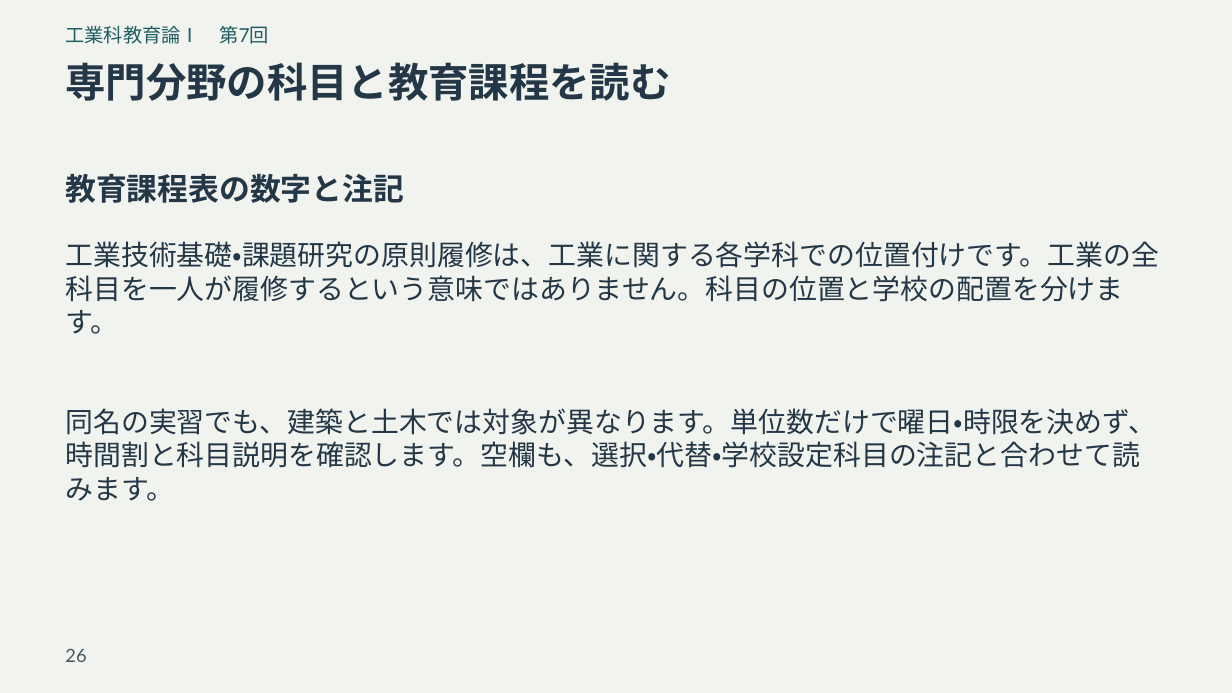
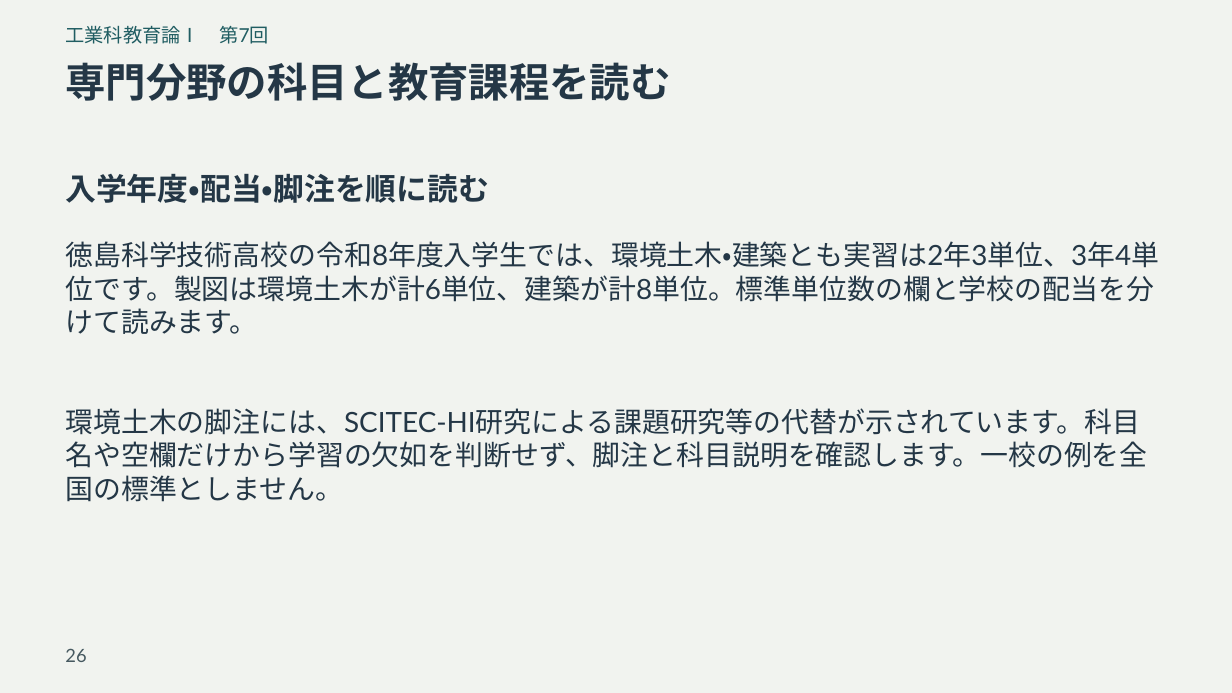
Before and after one commit to zooc-14calbp/industrial-education-i, a slide deck: slide 26 of reorganized/20261105/expanded/slides.pptx. Drawn at 1232x693 pixels with LibreOffice and Linux fonts; fonts in the diff are those of the drawing. Boxes give left, top, right and bottom in pixels: in the first picture for what was removed or moved away, otherwise in the second. Text is boxed around its words. In the diff, an @@ line names an element or a change of style, - is before the commit and + after.

```diff
--- a/reorganized/20261105/expanded/slides.pptx
+++ b/reorganized/20261105/expanded/slides.pptx
@@ text at <box>65,174,489,203</box>: text changed @@
-教育課程表の数字と注記
+入学年度・配当・脚注を順に読む
@@ text at <box>65,241,1159,334</box>: text changed @@
-工業技術基礎・課題研究の原則履修は、工業に関する各学科での位置付けです。工業の全科目を一人が履修するという意味ではありません。科目の位置と学校の配置を分けます。
+徳島科学技術高校の令和8年度入学生では、環境土木・建築とも実習は2年3単位、3年4単位です。製図は環境土木が計6単位、建築が計8単位。標準単位数の欄と学校の配当を分けて読みます。
@@ text at <box>65,408,1147,502</box>: text changed @@
-同名の実習でも、建築と土木では対象が異なります。単位数だけで曜日・時限を決めず、時間割と科目説明を確認します。空欄も、選択・代替・学校設定科目の注記と合わせて読みます。
+環境土木の脚注には、SCITEC-HI研究による課題研究等の代替が示されています。科目名や空欄だけから学習の欠如を判断せず、脚注と科目説明を確認します。一校の例を全国の標準としません。
```
Also in this commit, not shown: 3 other slides changed, 12 other files.
